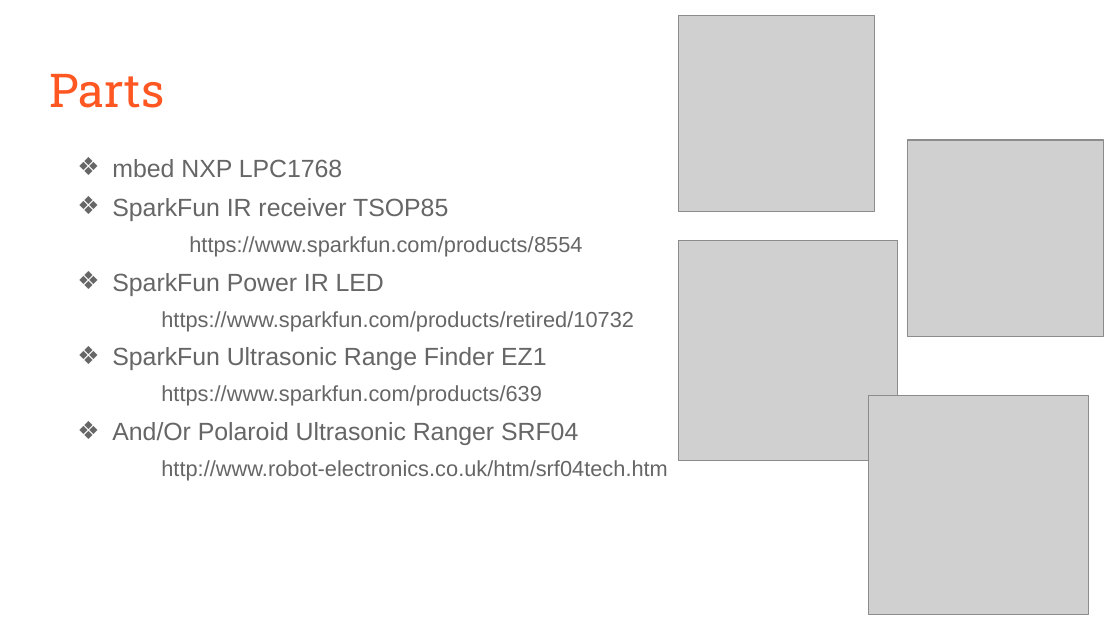
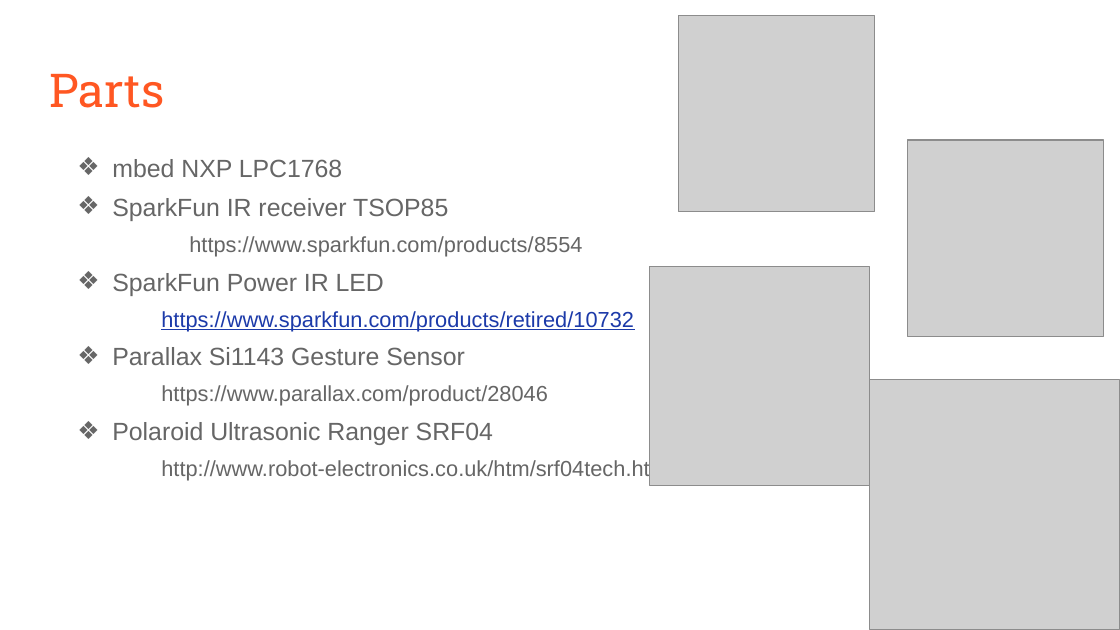
Before and after one commit to CardenB/gesture_remote, a slide deck: slide 5 of Gesture Remote Control.pptx (slide 4 before the commit). Drawn at 1120x630 pixels with LibreOffice and Linux fonts; fonts in the diff are those of the drawing; grey boxes stand for pictures. Boxes give left, top, right and bottom in pixels: in the first picture for what was removed or moved away, otherwise in the second. Text is boxed around its words. In the diff, an @@ line names an element or a change of style, - is before the commit and + after.

```diff
--- a/Gesture Remote Control.pptx
+++ b/Gesture Remote Control.pptx
@@ picture: place and size @@
-picture at bbox=[868, 395, 1088, 615]
+picture at bbox=[650, 267, 869, 486]
@@ picture removed at bbox=[679, 241, 898, 460] @@
@@ text at bbox=[161, 311, 634, 332]: text colour #666666 to #1C3AA9, underline on in "https://www.sparkfun.com/products/retired/10732" @@
@@ text at bbox=[112, 347, 548, 445]: text changed @@
-❖ SparkFun Ultrasonic Range Finder EZ1
-  https://www.sparkfun.com/products/639
-❖ And/Or Polaroid Ultrasonic Ranger SRF04
+❖ Parallax Si1143 Gesture Sensor
+  https://www.parallax.com/product/28046
+❖ Polaroid Ultrasonic Ranger SRF04
@@ picture added at bbox=[870, 380, 1120, 629] @@
```
Also in this commit, not shown: 3 other slides changed, 1 slide added, 1 slide removed, 1 other file.
